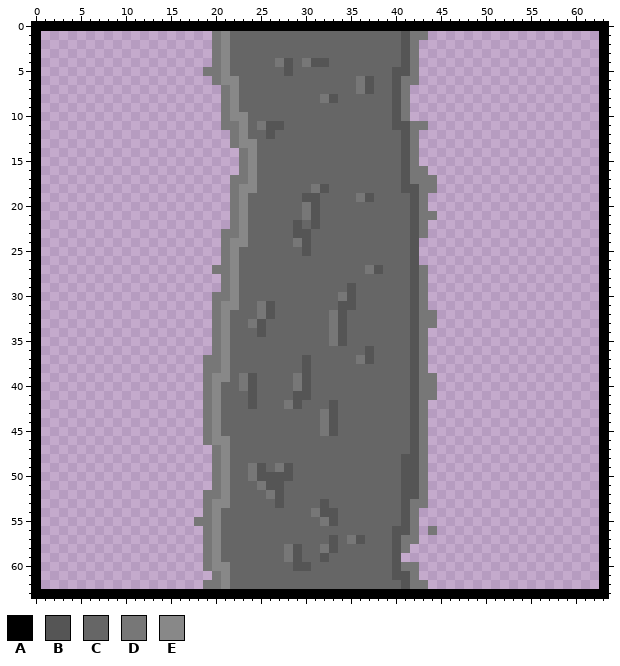
Pixel-art sprite -- resources/roadV.png. The picture above is the old version.
The file is 64x64 pixels.
Palette (. is transparent): A #000000  B #555555  C #666666  D #777777  E #888888
New version:
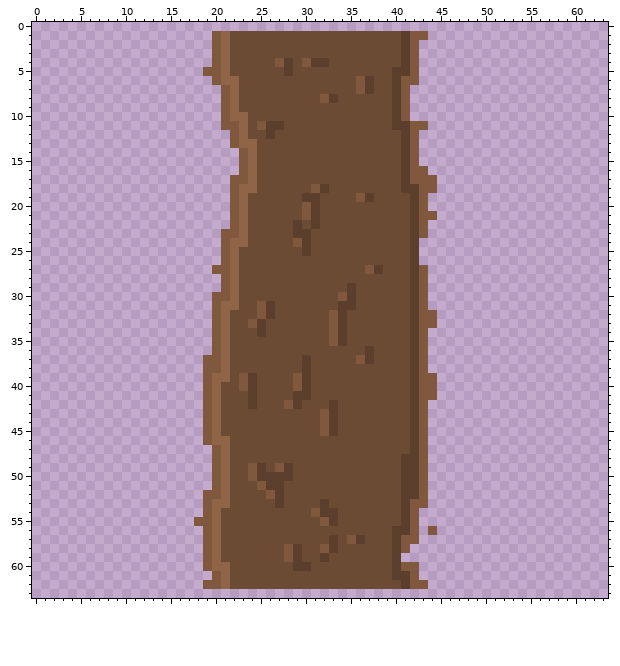
The edit:
colour B: #555555 -> #5b3f2c
colour C: #666666 -> #6c4b35
colour D: #777777 -> #7f583e
colour E: #888888 -> #906447
Changed rows in their new state; - is a pixel that keeps its letter.
first column x 0:
 0 ................................................................
 1 .--------------------------------------------------------------.
 2 .--------------------------------------------------------------.
 3 .--------------------------------------------------------------.
 4 .--------------------------------------------------------------.
 5 .--------------------------------------------------------------.
 6 .--------------------------------------------------------------.
 7 .--------------------------------------------------------------.
 8 .--------------------------------------------------------------.
 9 .--------------------------------------------------------------.
10 .--------------------------------------------------------------.
11 .--------------------------------------------------------------.
12 .--------------------------------------------------------------.
13 .--------------------------------------------------------------.
14 .--------------------------------------------------------------.
15 .--------------------------------------------------------------.
16 .--------------------------------------------------------------.
17 .--------------------------------------------------------------.
18 .--------------------------------------------------------------.
19 .--------------------------------------------------------------.
20 .--------------------------------------------------------------.
21 .--------------------------------------------------------------.
22 .--------------------------------------------------------------.
23 .--------------------------------------------------------------.
24 .--------------------------------------------------------------.
25 .--------------------------------------------------------------.
26 .--------------------------------------------------------------.
27 .--------------------------------------------------------------.
28 .--------------------------------------------------------------.
29 .--------------------------------------------------------------.
30 .--------------------------------------------------------------.
31 .--------------------------------------------------------------.
32 .--------------------------------------------------------------.
33 .--------------------------------------------------------------.
34 .--------------------------------------------------------------.
35 .--------------------------------------------------------------.
36 .--------------------------------------------------------------.
37 .--------------------------------------------------------------.
38 .--------------------------------------------------------------.
39 .--------------------------------------------------------------.
40 .--------------------------------------------------------------.
41 .--------------------------------------------------------------.
42 .--------------------------------------------------------------.
43 .--------------------------------------------------------------.
44 .--------------------------------------------------------------.
45 .--------------------------------------------------------------.
46 .--------------------------------------------------------------.
47 .--------------------------------------------------------------.
48 .--------------------------------------------------------------.
49 .--------------------------------------------------------------.
50 .--------------------------------------------------------------.
51 .--------------------------------------------------------------.
52 .--------------------------------------------------------------.
53 .--------------------------------------------------------------.
54 .--------------------------------------------------------------.
55 .--------------------------------------------------------------.
56 .--------------------------------------------------------------.
57 .--------------------------------------------------------------.
58 .--------------------------------------------------------------.
59 .--------------------------------------------------------------.
60 .--------------------------------------------------------------.
61 .--------------------------------------------------------------.
62 .--------------------------------------------------------------.
63 ................................................................
Pixel boxes of the changes (left, top, right, bottom) in both pictures:
changed: (32, 22, 608, 598)
